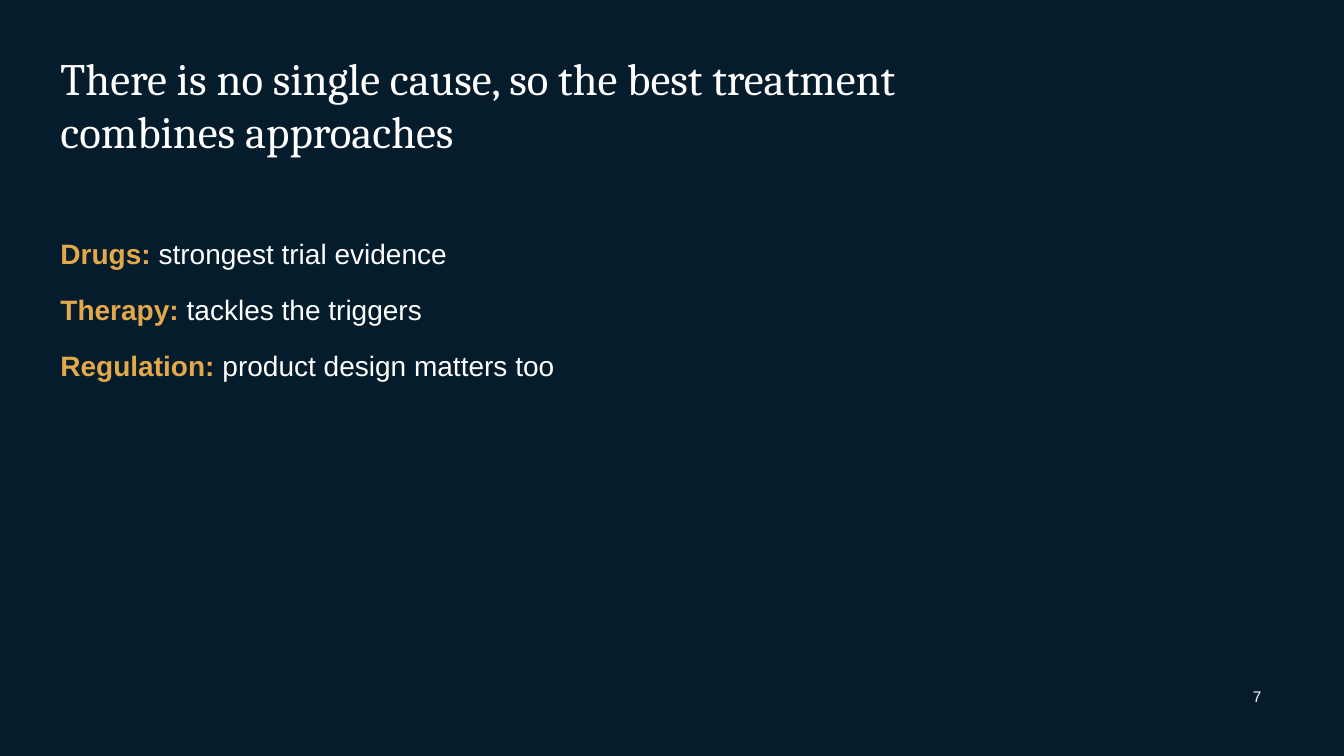
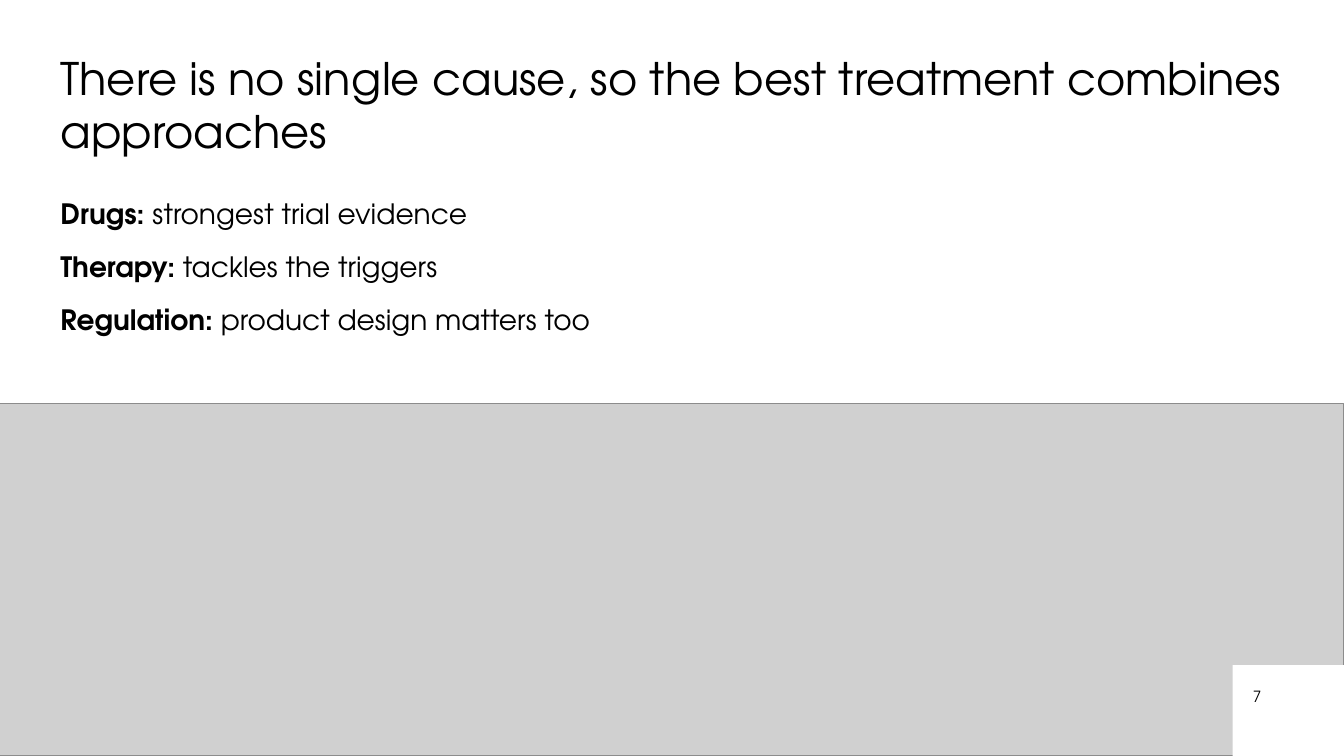
Before and after one commit to matisqaceme/Study, a slide deck: slide 7 of psychology/gambling-disorder/Gambling_Disorder_9990.pptx. Drawn at 1344x756 pixels with LibreOffice and Linux fonts; fonts in the diff are those of the drawing; grey boxes stand for pictures; background and template pictures are left out. Boxes give left, top, right and bottom in pixels: in the first picture for what was removed or moved away, otherwise in the second. Text is boxed around its words. In the diff, an @@ line names an element or a change of style, - is before the commit and + after.

```diff
--- a/psychology/gambling-disorder/Gambling_Disorder_9990.pptx
+++ b/psychology/gambling-disorder/Gambling_Disorder_9990.pptx
@@ background picture (left out) to #FFFFFF @@
@@ rectangle removed at (x1=0, y1=0, x2=1344, y2=756) @@
@@ title "There is no single cause, ..." at (x1=60, y1=62, x2=1281, y2=157): font Cambria to TeX Gyre Adventor, text colour #FFFFFF to #000000 @@
@@ text "Drugs: strongest trial evidence" moved from (x1=60, y1=243, x2=554, y2=381) to (x1=60, y1=203, x2=591, y2=337) @@
@@ text "Drugs: strongest trial evidence" at (x1=60, y1=203, x2=591, y2=337): font Arial to TeX Gyre Adventor; text colour #E3A84A to #000000 in "Drugs:", "Therapy:", "Regulation:"; text colour #FFFFFF to #000000 in "strongest trial evidence", "tackles the triggers", "product design matters too"; less space between paragraphs @@
@@ picture added at (x1=0, y1=403, x2=1344, y2=756) @@
@@ rectangle added at (x1=1233, y1=665, x2=1344, y2=756), fill #FFFFFF @@
@@ page number at (x1=1253, y1=690, x2=1262, y2=702): font Arial to TeX Gyre Adventor, text colour #FFFFFF to #000000 @@
```
Also in this commit, not shown: 7 other slides changed, 5 other files.
